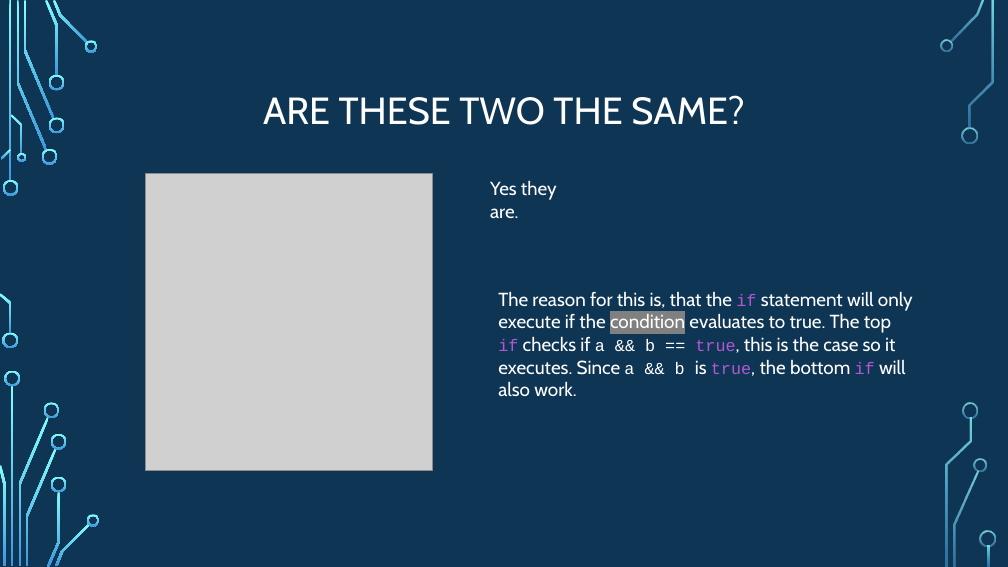
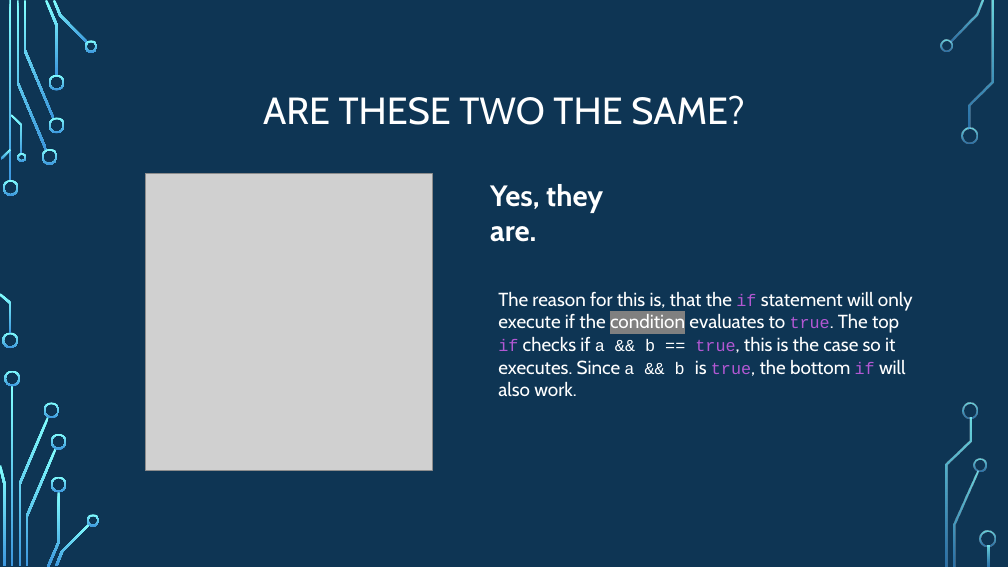
Before and after one commit to psypdt/ZIS_C-_Summer_Course_2019, a slide deck: slide 19 of Day_2/Day_2.pptx (slide 18 before the commit). Drawn at 1008x567 pixels with LibreOffice and Linux fonts; fonts in the diff are those of the drawing; grey boxes stand for pictures; background and template pictures are left out. Boxes give left, top, right and bottom in pixels: in the first picture for what was removed or moved away, otherwise in the second. Text is boxed around its words. In the diff, an @@ line names an element or a change of style, - is before the commit and + after.

```diff
--- a/Day_2/Day_2.pptx
+++ b/Day_2/Day_2.pptx
@@ text at bbox=[490, 184, 603, 242]: text changed; size 18 to 28 pt; bold on @@
-Yes they are.
+Yes, they are.
@@ text "The reason for this is, ..." at bbox=[498, 292, 913, 396]: size 18 to 16 pt, font Cabin to Courier New, text colour #FFFFFF to #B258D3 in "true." @@
```
Also in this commit, not shown: 5 other slides changed, 6 slides added, 3 other files.
